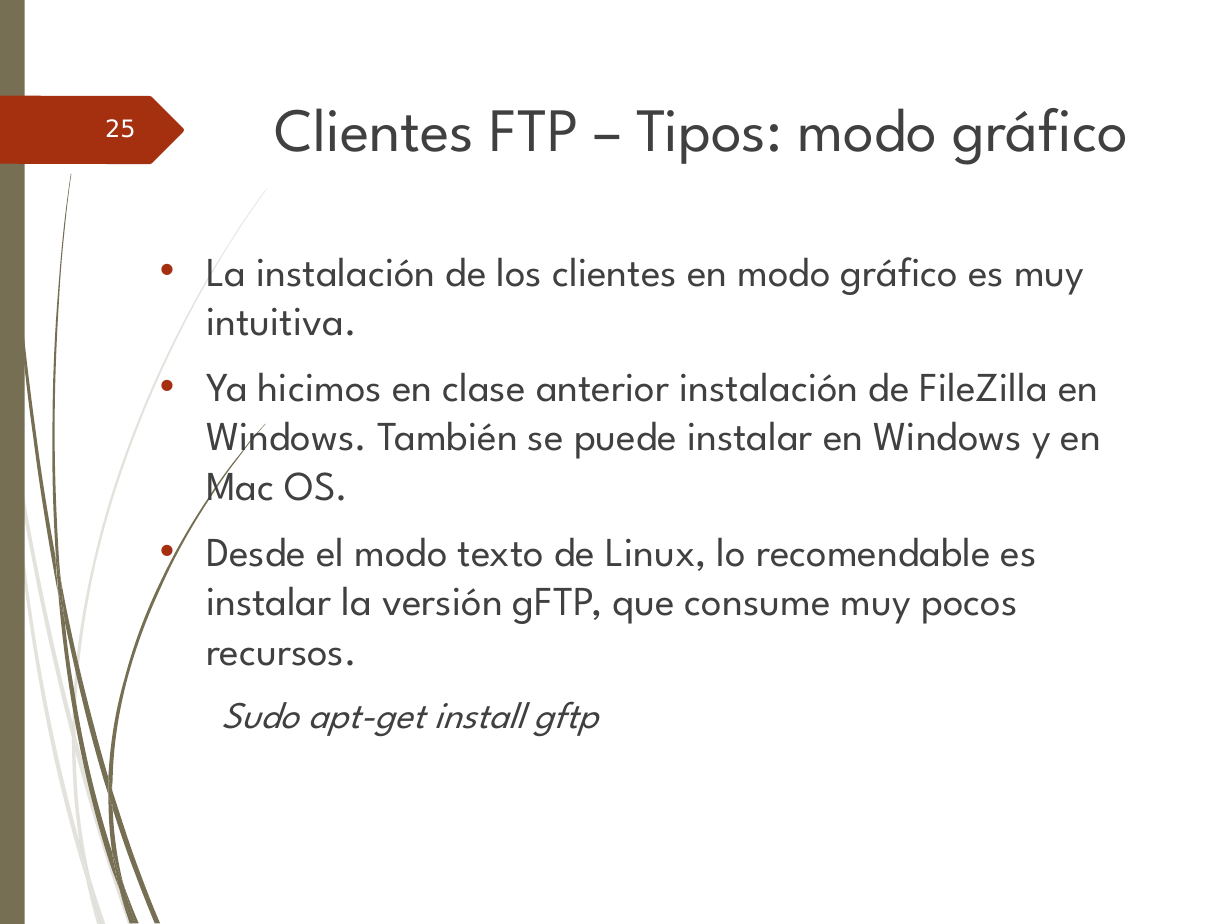
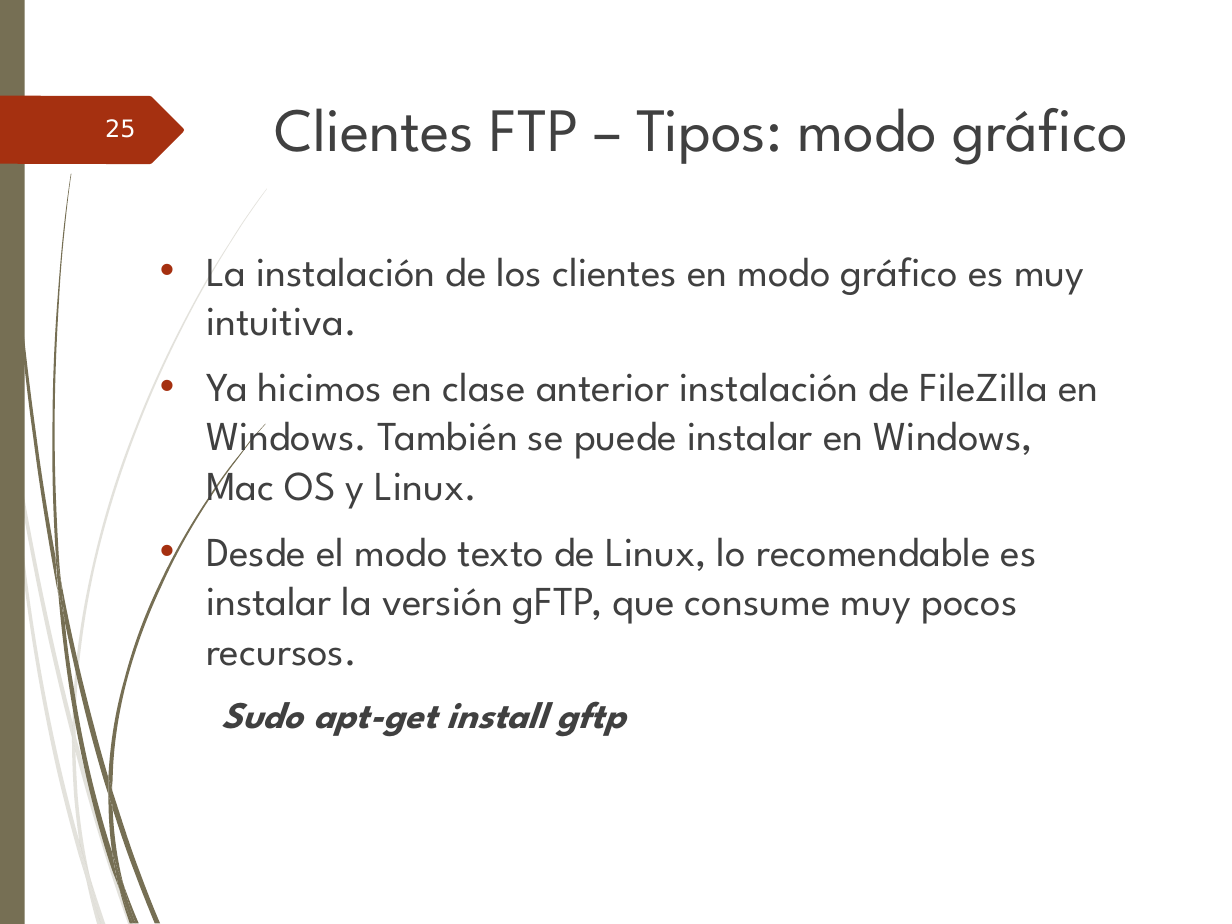
Before and after one commit to ammDAW/daw, a slide deck: slide 25 of 2_DAW/DAW - Beatriz/Unidad3/UT3. Instalacion & admistracion Servidores FTP.ppt. Drawn at 1232x924 pixels with LibreOffice and Linux fonts; fonts in the diff are those of the drawing; background and template pictures are left out. Boxes give left, top, right and bottom in pixels: in the first picture for what was removed or moved away, otherwise in the second. Text is boxed around its words. In the diff, an @@ line names an element or a change of style, - is before the commit and + after.

```diff
--- a/2_DAW/DAW - Beatriz/Unidad3/UT3. Instalacion & admistracion Servidores FTP.ppt
+++ b/2_DAW/DAW - Beatriz/Unidad3/UT3. Instalacion & admistracion Servidores FTP.ppt
@@ text at [206, 372, 1098, 509]: text changed @@
-• Ya hicimos en clase anterior instalación de FileZilla en Windows. También se puede instalar en Windows y en Mac OS.
+• Ya hicimos en clase anterior instalación de FileZilla en Windows. También se puede instalar en Windows, Mac OS y Linux.
@@ text at [221, 701, 625, 737]: bold on in "Sudo apt-get install gftp" @@
```
Also in this commit, not shown: 7 other slides changed, 29 slides added, 10 other files.
